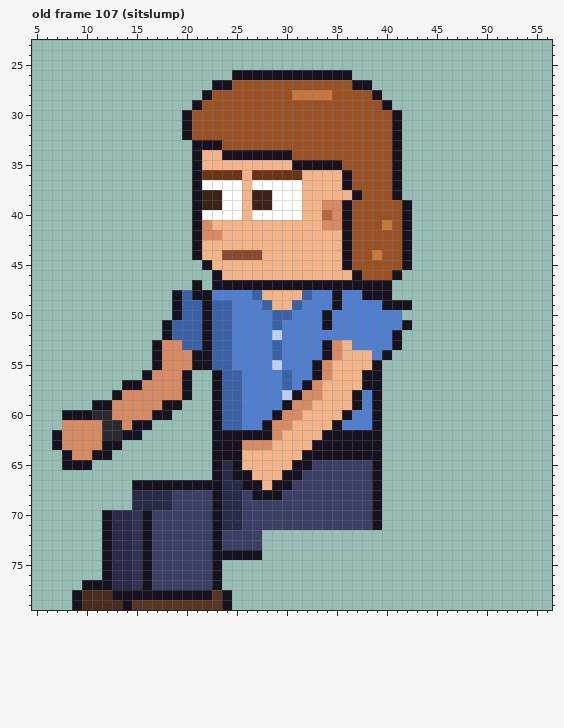
File history of a pixel-art file, sprites/custom/custom_intern_bob_left_anim.aseprite. Above is the file before it was changed.
64x80 pixels, 129 frames. Colours within 5 levels of each other are drawn and written as one. Shown: old frame 107 (sitslump): x 5..56, y 23..79. The commit also changed other frames, which this record leaves out.
After:
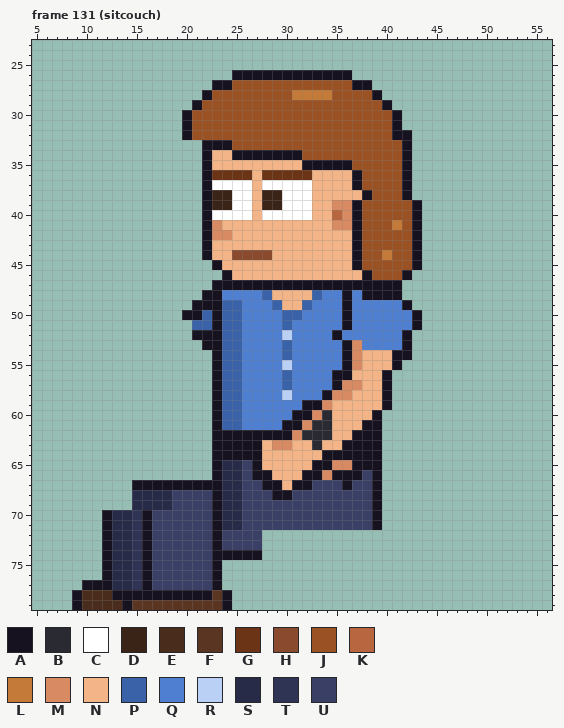
Palette (. is transparent): A #17121f  B #2a2a33  C #ffffff  D #3a2418  E #4a2c1c  F #5a3522  G #6b3416  H #8a4a2e  J #9a5124  K #b8663f  L #c47a38  M #d88a62  N #f3b488  P #3a62a8  Q #4f7fd0  R #bbd0f5  S #272b48  T #2f3354  U #3a3f66
A new or re-ordered frame is compared with the old frame closest to it.
The exact change:
frames 129 -> 135
--- frame 131 (sitcouch) is new; against old frame 107 (sitslump)
@@ x 5..56 @@
 31 ...............AJJJJJJJJJJJJJJJJJJJJA...............
-32 ...............AJJJJJJJJJJJJJJJJJJJJA...............
-33 ................AAAJJJJJJJJJJJJJJJJJA...............
-34 ................ANNAAAAAAAJJJJJJJJJJA...............
-35 ................ANNNNNNNNNAAAAAJJJJJA...............
-36 ................AGGGGNGGGGGNNNNAJJJJA...............
-37 ................ACCCCNCCCCCNNNNAJJJJA...............
-38 ................ADDCCNDDCCCNNNNNAJJJA...............
-39 ................ADDCCNDDCCCNNMMAJJJJJA..............
-40 ................ACCCCNCCCCCNNKMAJJJJJA..............
-41 ................AMNNNNNNNNNNNMMAJJJLJA..............
-42 ................AMMNNNNNNNNNNNNAJJJJJA..............
-43 ................ANNNNNNNNNNNNNNAJJJJJA..............
-44 ................ANNHHHHNNNNNNNNAJJLJJA..............
-45 .................ANNNNNNNNNNNNNAJJJJJA..............
-46 ..................ANNNNNNNNNNNNNAJJJA...............
-47 ................A.AAAAAAAAAAAAAAAAAA................
-48 ..............APAAQQQQPNNNNPQQAQQAAA................
-49 ..............APPAPPQQQPNNPQQQAQQQQAAA..............
-50 ..............APPAPPQQQQPPQQQAQQQQQQQ...............
-51 .............APPPAPPQQQQPQQQQAQQQQQQQA..............
-52 .............APPPAPPQQQQRQQQQQQQQQQQA...............
-53 ............AMMPPAPPQQQQPQQQQAMNQQQQA...............
-54 ............AMMMAAPPQQQQPQQQQAMNNNQA................
-55 ............AMMMAAPPQQQQRQQQAMNNNNA.................
-56 ...........AMMMA..APPQQQQPQQAMNNNAA.................
-57 .........AAMMMMA..APPQQQQPQAMNNNNAA.................
-58 ........AMMMMMMA..APPQQQQRAMMNNNAQA.................
-59 ......AAMMMMMAA...APPQQQQAMMNNNNAQA.................
-60 ...AAABBMMMMAA....APPQQQAMMNNNNAQQA.................
-61 ...MMMMBBMAA......APPQQAMMNNNNAQQQA.................
-62 ..AMMMMBBAA.......AAAAAAMNNNNAAAAAA.................
-63 ..AMMMMAA.........AAAMMMNNNNAAAAAAA.................
-64 ...AMMAA..........AAANNNNNNAAAAAAAA.................
-65 ...AAA............ASANNNNNAAUUUUUUA.................
-66 ..................ASAANNNAAUUUUUUUA.................
-67 ..........AAAAAAAAASSAANAAUUUUUUUUA.................
-68 ..........SSSSUUUUASSUAAAUUUUUUUUUA.................
+32 ...............AJJJJJJJJJJJJJJJJJJJJAA..............
+33 .................AAAJJJJJJJJJJJJJJJJJA..............
+34 .................ANNAAAAAAAJJJJJJJJJJA..............
+35 .................ANNNNNNNNNAAAAAJJJJJA..............
+36 .................AGGGGNGGGGGNNNNAJJJJA..............
+37 .................ACCCCNCCCCCNNNNAJJJJA..............
+38 .................ADDCCNDDCCCNNNNNAJJJA..............
+39 .................ADDCCNDDCCCNNMMAJJJJJA.............
+40 .................ACCCCNCCCCCNNKMAJJJJJA.............
+41 .................AMNNNNNNNNNNNMMAJJJLJA.............
+42 .................AMMNNNNNNNNNNNNAJJJJJA.............
+43 .................ANNNNNNNNNNNNNNAJJJJJA.............
+44 .................ANNHHHHNNNNNNNNAJJLJJA.............
+45 ..................ANNNNNNNNNNNNNAJJJJJA.............
+46 ...................ANNNNNNNNNNNNNAJJJA..............
+47 ..................AAAAAAAAAAAAAAAAAAA...............
+48 .................AAQQQQPNNNNPQQAQAAAA...............
+49 ................AAAPPQQQPNNPQQQAQQQQQA..............
+50 ...............AAPAPPQQQQPPQQQQAQQQQQQA.............
+51 ................PPAPPQQQQPQQQQQAQQQQQQA.............
+52 ................AAAPPQQQQRQQQQAQQQQQQA..............
+53 .................AAPPQQQQPQQQQQAMQQQQA..............
+54 ..................APPQQQQPQQQQQAMNNNAA..............
+55 ..................APPQQQQRQQQQQAMNNNA...............
+56 ..................APPQQQQPQQQQAANNNA................
+57 ..................APPQQQQPQQQQAMMNNA................
+58 ..................APPQQQQRQQQAMMNNNA................
+59 ..................APPQQQQQQAAMNNNNNA................
+60 ..................APPQQQQQAAMBNNNNA.................
+61 ..................APPQQQQAAMBBNNNAA.................
+62 ..................AAAAAAAAMBBBNNAAA.................
+63 ..................AAAAANMMNNBNNAAAA.................
+64 ..................AAAAANNNNNNAAAAAA.................
+65 ..................ASSUANNNNNAAMMAAA.................
+66 ..................ASSUAANNNAAMAAAUA.................
+67 ..........AAAAAAAAASSUUAANAAUUUAUUA.................
+68 ..........SSSSUUUUASSUUUAAUUUUUUUUA.................
 69 ..........SSSSUUUUASSUUUUUUUUUUUUUA.................
Pixel boxes of the changes (left, top, right, bottom) in both pictures:
changed: (52, 130, 422, 500)
